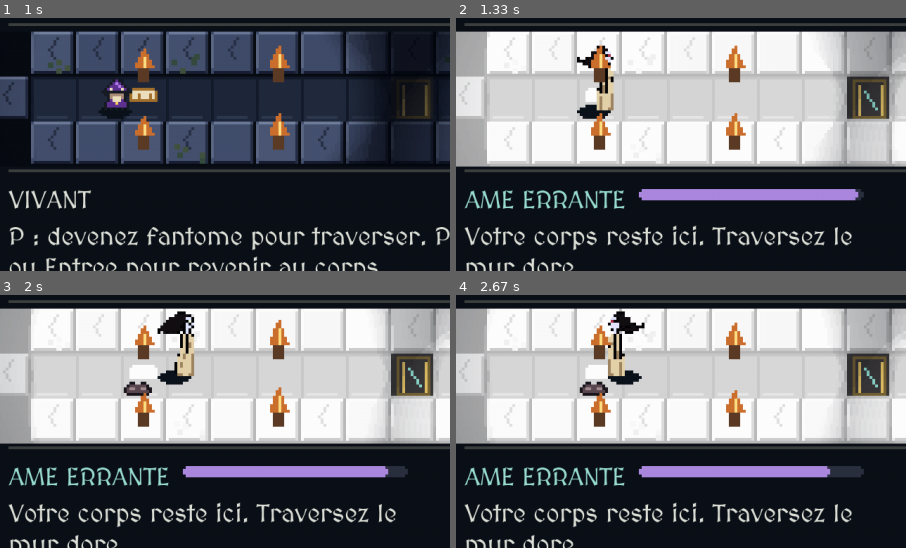
Above: before the commit, frames 1-4 (two rows, left to right).
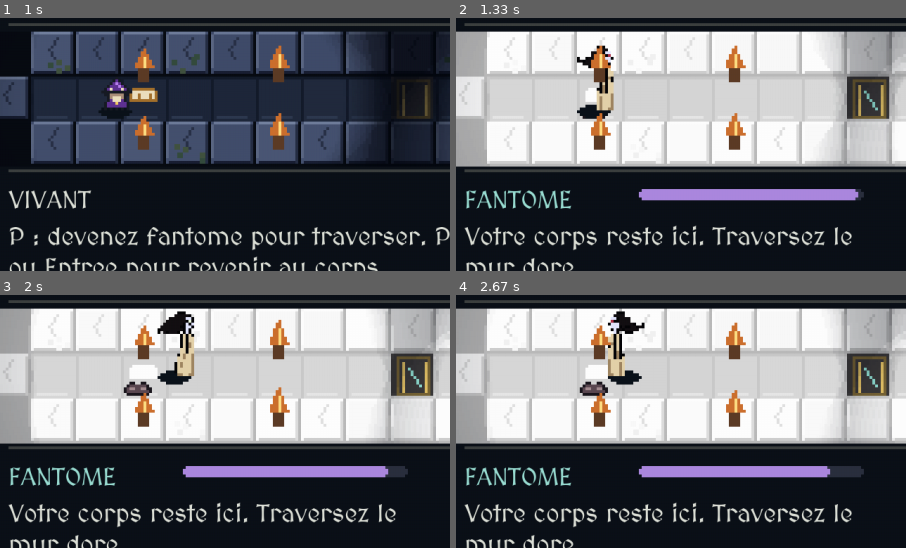
Above: after the commit, the same moments.

Repository: Eliaslhl/Game-Jam
Game: pygame game, started from main.py
Two runs of this game, one before a commit and one after it. Both use one fixed random seed, a clock stepped at 60 frames per second and the inputs below.
Inputs (mouse positions are % of the whole screen's width and height, from its top left):
- Up to frame 1 (1 s): click "Tutoriel" at 0.38 s; hold Right from 0.67 s (still down); move the mouse to (46, 54) at 0.7 s
- Up to frame 2 (1.33 s): release Right at 1.13 s; tap P at 1.17 s
- Up to frame 3 (2 s): hold Up 1.5-1.8 s; hold Right from 1.83 s (still down)
- Up to frame 4 (2.67 s): release Right at 2.3 s; hold Left from 2.33 s (still down)
The pictures show only the part of the screen within x 2-52%, y 19-69%; the shares and areas given below are measured in that part.

Frame 1 is identical in both runs. In frame 2, 1.3% of the frame differs, in the area x 1-38%, y 67-76%; in frame 3, 1.3%; in frame 4, 1.3%.

Commit message:
fix: menu names

Diff:
--- a/systems/training_level.py
+++ b/systems/training_level.py
@@ -167,4 +167,6 @@
             self.won = True
             self.say("Sortie atteinte : le couloir est valide.")
         elif self.ghost and self.tile(*self.cell) == "E":
-            self.say("Une ame ne peut pas franchir le seuil : redevenez humain (P).")
+            # Meme vocabulaire que la partie ("fantome", "vivant") et memes
+            # touches de retour, pour ne rien enseigner qui change ensuite.
+            self.say("Un fantome ne peut pas franchir le seuil : redevenez vivant (P ou Entree).")
--- a/views/training_map_view.py
+++ b/views/training_map_view.py
@@ -279,7 +279,9 @@
         if level.dead or level.lost:
             status, status_color = "MORT", DEAD_STATUS
         elif level.ghost:
-            status, status_color = "AME ERRANTE", GHOST_STATUS
+            # "FANTOME" comme en partie (PuzzleGame.draw_sidebar) : le tutoriel
+            # sert a apprendre le jeu, pas un autre vocabulaire.
+            status, status_color = "FANTOME", GHOST_STATUS
         else:
             status, status_color = "VIVANT", WHITE
         self.label(screen, status, (8, 79), status_color, self.small)
